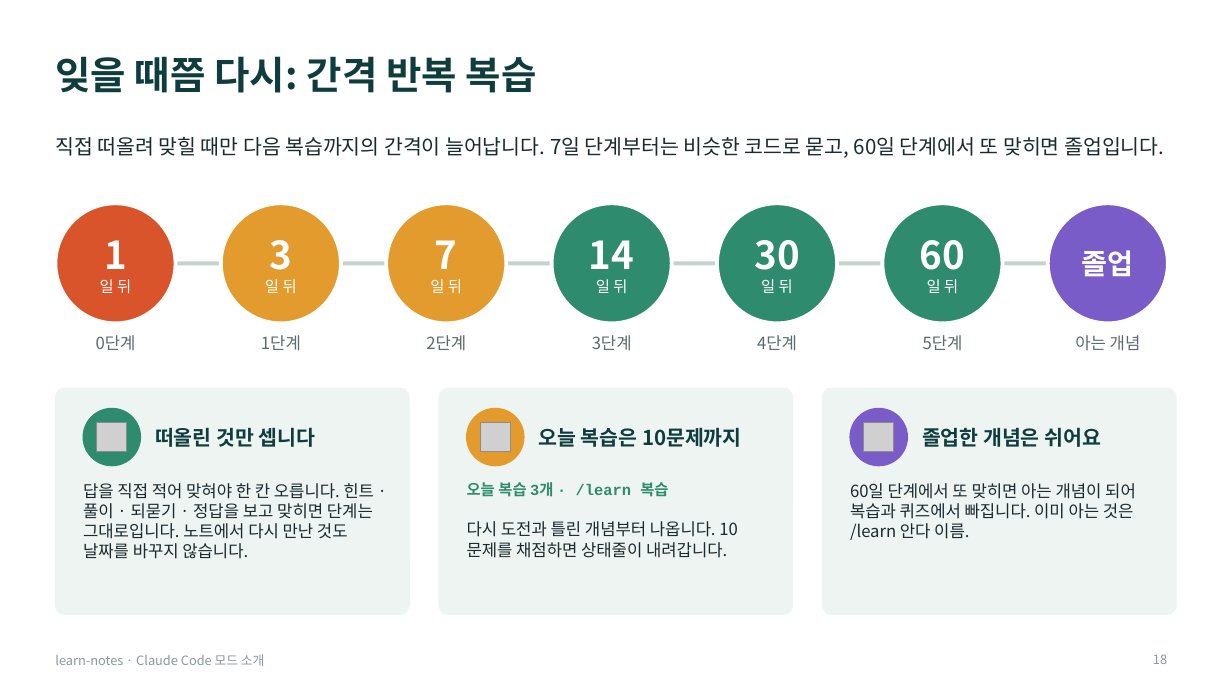
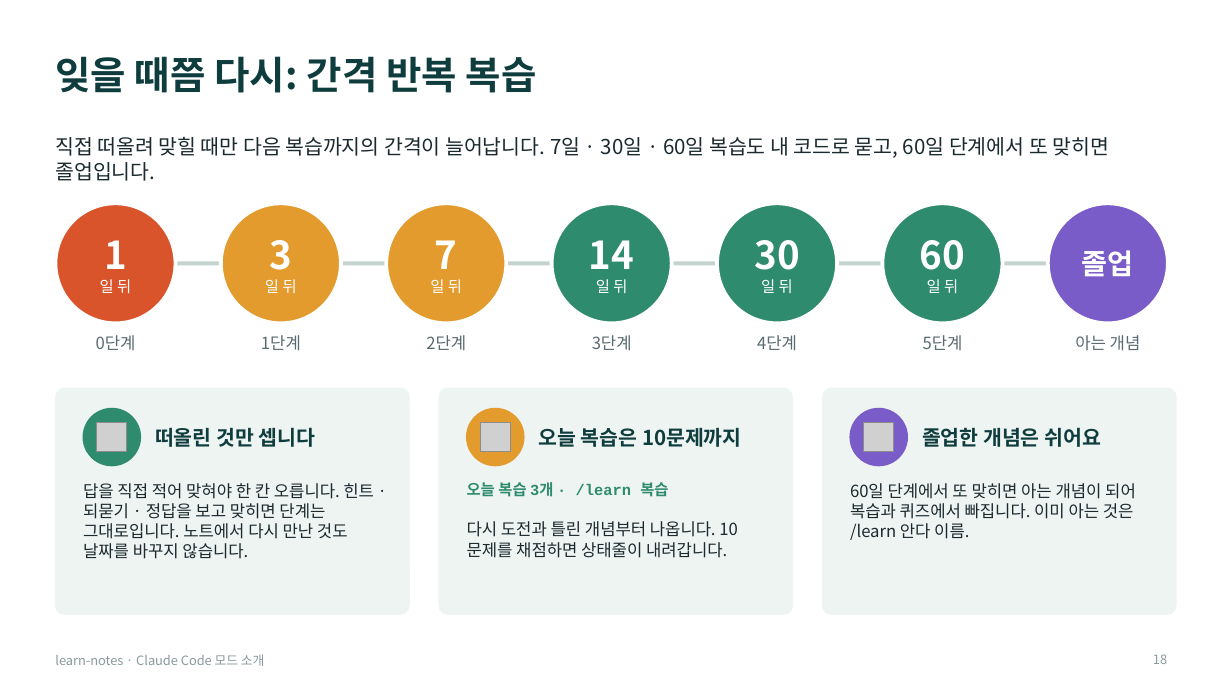
Before and after one commit to Owen-YC/learn-notes, a slide deck: slide 18 of docs/team/learn-notes-intro.pptx. Drawn at 1232x693 pixels with LibreOffice and Linux fonts; fonts in the diff are those of the drawing; grey boxes stand for pictures. Boxes give left, top, right and bottom in pixels: in the first picture for what was removed or moved away, otherwise in the second. Text is boxed around its words. In the diff, an @@ line names an element or a change of style, - is before the commit and + after.

```diff
--- a/docs/team/learn-notes-intro.pptx
+++ b/docs/team/learn-notes-intro.pptx
@@ text at [55,137,1109,181]: text changed @@
-직접 떠올려 맞힐 때만 다음 복습까지의 간격이 늘어납니다. 7일 단계부터는 비슷한 코드로 묻고, 60일 단계에서 또 맞히면 졸업입니다.
+직접 떠올려 맞힐 때만 다음 복습까지의 간격이 늘어납니다. 7일 · 30일 · 60일 복습도 내 코드로 묻고, 60일 단계에서 또 맞히면 졸업입니다.
@@ text at [83,483,374,559]: text changed @@
-답을 직접 적어 맞혀야 한 칸 오릅니다. 힌트 · 풀이 · 되묻기 · 정답을 보고 맞히면 단계는 그대로입니다. 노트에서 다시 만난 것도 날짜를 바꾸지 않습니다.
+답을 직접 적어 맞혀야 한 칸 오릅니다. 힌트 · 되묻기 · 정답을 보고 맞히면 단계는 그대로입니다. 노트에서 다시 만난 것도 날짜를 바꾸지 않습니다.
```
Also in this commit, not shown: 11 other slides changed, 21 other files.
